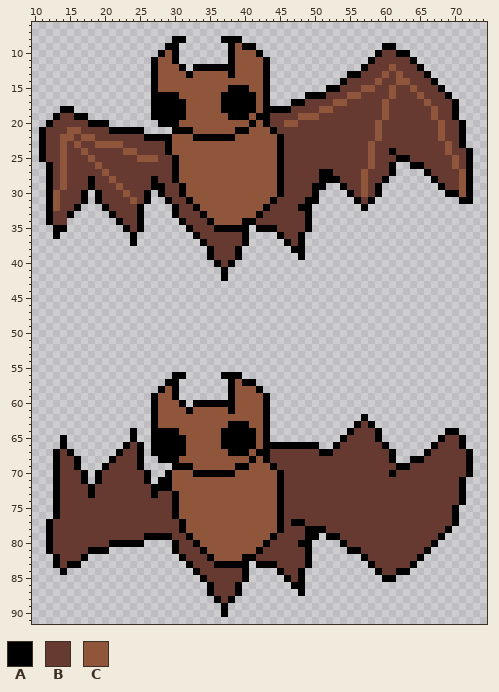
A sprite sheet gets an edit: Entities/Enemy/Bats/Bats.png. This is how it looked before the edit.
The file is 80x96 pixels. Shown: x 10..74, y 6..91.
Palette (. is transparent): A #000000  B #663931  C #8f563b
And afterwards:
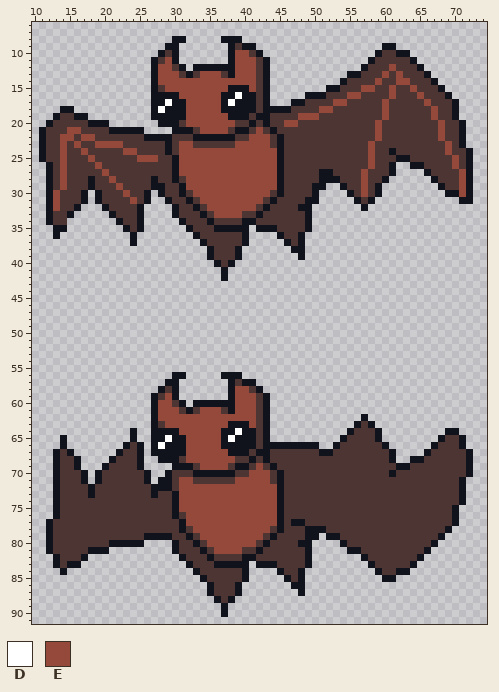
Colours new in this view: D #ffffff  E #94493a
Difference:
@@ palette @@
-A #000000
+A #10121c
-B #663931
+B #4d3533
@@ x 10..74 @@
  8 ....................AA.....AAA...................................
- 9 ...................AA.......ACAA..................AA.............
-10 ..................ACA.......ACCCA................ABBAA...........
-11 .................ACCA.......ACCCCA..............ABBBBBA..........
-12 .................ACCCA.AAAAAACCCCA.............ABBBCBBBA.........
-13 .................ACCCCACCCCCACCCCA...........AABBBCBCBBBA........
-14 .................ACCCCCCCCCCCCCCCA..........ABBBBCBBCCBBBA.......
-15 .................ACCCCCCCCCCAAACCA........AABBBCCBBCBBCBBBA......
-16 .................AAAACCCCCCAAAAACA.....AAABBBCCBBBBCBBBCBBBA.....
-17 .................AAAAACCCCCAAAAACA...AABBBBCCBBBBBCBBBBBCBBBA....
-18 ....AA...........AAAAACCCCCAAAAACAAAABBBBCCBBBBBBBCBBBBBBCBBA....
-19 ...ABBAA.........AAAAACCCCCCAAACAABBBBCCCBBBBBBBBBCBBBBBBCBBA....
-20 ..ABBBBBAAA.......AAACCCCCCCCCCACABBCCBBBBBBBBBBBCBBBBBBBBCBBA...
-21 .ABBBCCBBBBAAAAA....AAACCCCCCAACCCABBBBBBBBBBBBBBCBBBBBBBBCBBA...
-22 .ABBCCBCCBBBBBBBAAAACCCAAAAAACCCCCCABBBBBBBBBBBBBCBBBBBBBBCBBA...
-23 .ABBCBCBBCCCCBBBBBBACCCCCCCCCCCCCCCABBBBBBBBBBBBCBBBBBBBBBBCBA...
-24 .ABBCBBCBBBBBCCBBBBACCCCCCCCCCCCCCCABBBBBBBBBBBBCBBABBBBBBBCBBA..
-25 .ABBCBBBCBBBBBBCCCBBACCCCCCCCCCCCCCABBBBBBBBBBBBCBBBAABBBBBBCBA..
-26 ..ABCBBBBCBBBBBBBBBBACCCCCCCCCCCCCCABBBBBBBBBBBBCBBA..AABBBBCBA..
-27 ..ABCBBBBBCBBBBBBBBBACCCCCCCCCCCCCCABBBBBAABBBBCBBBA....ABBBBCA..
-28 ..ABCBBBABBCBBBBBABBACCCCCCCCCCCCCCABBBBBAAABBBCBBA......ABBBCA..
-29 ..ABCBBBABBBCBBBBAABBACCCCCCCCCCCCCABBBBAA..ABBCBA........ABBCA..
-30 ..ACBBBA.ABBBCBBA.ABBACCCCCCCCCCCCCABBBBA....ABCBA.........AACA..
-31 ..ACBBBA.ABBBBCBA..ABBACCCCCCCCCCCABBBBAA.....ABA............AA..
-32 ..ACBBA...ABBBBA....ABBACCCCCCCCCABBBBAA.......A.................
-33 ..ABBA.....ABBBA....ABBBACCCCCCCABBBBBBA.........................
-34 ..ABB.......ABBA.....ABBBACCCCAABBBBBBBA.........................
+ 9 ...................AA.......ABAA..................AA.............
+10 ..................ABA.......AEEBA................ABBAA...........
+11 .................ABEA.......AEEEBA..............ABBBBBA..........
+12 .................AEEBA.AAAAAAEEEBA.............ABBBEBBBA.........
+13 .................AEEEBABEEEBAEEEBA...........AABBBEBEBBBA........
+14 .................AEEEEEEEEEEEEEEBA..........ABBBBEBBEEBBBA.......
+15 .................ABEEEEEEEEEAAAEBA........AABBBEEBBEBBEBBBA......
+16 .................AAAAEEEEEEAADAABA.....AAABBBEEBBBBEBBBEBBBA.....
+17 .................AADAAEEEEEADAAABA...AABBBBEEBBBBBEBBBBBEBBBA....
+18 ....AA...........ADAAAEEEEEAAAAABAAAABBBBEEBBBBBBBEBBBBBBEBBA....
+19 ...ABBAA.........AAAAAEEEEEEAAABAABBBBEEEBBBBBBBBBEBBBBBBEBBA....
+20 ..ABBBBBAAA.......AAABEEEEEEEBBABABBEEBBBBBBBBBBBEBBBBBBBBEBBA...
+21 .ABBBEEBBBBAAAAA....AAABEEEEBAABEBABBBBBBBBBBBBBBEBBBBBBBBEBBA...
+22 .ABBEEBEEBBBBBBBAAAABBBAAAAAABBEEEBABBBBBBBBBBBBBEBBBBBBBBEBBA...
+23 .ABBEBEBBEEEEBBBBBBABEEBBBBBBEEEEEBABBBBBBBBBBBBEBBBBBBBBBBEBA...
+24 .ABBEBBEBBBBBEEBBBBABEEEEEEEEEEEEEEABBBBBBBBBBBBEBBABBBBBBBEBBA..
+25 .ABBEBBBEBBBBBBEEEBBAEEEEEEEEEEEEEEABBBBBBBBBBBBEBBBAABBBBBBEBA..
+26 ..ABEBBBBEBBBBBBBBBBAEEEEEEEEEEEEEEABBBBBBBBBBBBEBBA..AABBBBEBA..
+27 ..ABEBBBBBEBBBBBBBBBAEEEEEEEEEEEEEEABBBBBAABBBBEBBBA....ABBBBEA..
+28 ..ABEBBBABBEBBBBBABBABEEEEEEEEEEEEEABBBBBAAABBBEBBA......ABBBEA..
+29 ..ABEBBBABBBEBBBBAABBAEEEEEEEEEEEEEABBBBAA..ABBEBA........ABBEA..
+30 ..AEBBBA.ABBBEBBA.ABBABEEEEEEEEEEEBABBBBA....ABEBA.........AAEA..
+31 ..AEBBBA.ABBBBEBA..ABBABEEEEEEEEEBABBBBAA.....ABA............AA..
+32 ..AEBBA...ABBBBA....ABBABEEEEEEEBABBBBAA.......A.................
+33 ..ABBA.....ABBBA....ABBBABEEEEBBABBBBBBA.........................
+34 ..ABB.......ABBA.....ABBBABBBBAABBBBBBBA.........................
 35 ...AA........ABA......ABBBAAAAA.AAABBBBA.........................
@@ x 26..46 @@
 56 ....AA.....AAA.......
-57 ...AA.......ACAA.....
-58 ..ACA.......ACCCA....
-59 .ACCA.......ACCCCA...
-60 .ACCCA.AAAAAACCCCA...
-61 .ACCCCACCCCCACCCCA...
-62 .ACCCCCCCCCCCCCCCA...
-63 .ACCCCCCCCCCAAACCA...
-64 .AAAACCCCCCAAAAACA...
-65 .AAAAACCCCCAAAAACA...
-66 .AAAAACCCCCAAAAACAAAA
-67 .AAAAACCCCCCAAACAABBB
-68 ..AAACCCCCCCCCCACABBB
-69 ....AAACCCCCCAACCCABB
-70 A..ACCCAAAAAACCCCCCAB
-71 A.AACCCCCCCCCCCCCCCAB
-72 BAAACCCCCCCCCCCCCCCAB
-73 BABBACCCCCCCCCCCCCCAB
-74 BBBBACCCCCCCCCCCCCCAB
-75 BBBBACCCCCCCCCCCCCCAB
-76 BBBBACCCCCCCCCCCCCCAB
-77 BBBBBACCCCCCCCCCCCCAB
-78 BBBBBACCCCCCCCCCCCCAB
-79 AAAABBACCCCCCCCCCCABB
-80 ....ABBACCCCCCCCCABBB
-81 ....ABBBACCCCCCCABBBB
-82 .....ABBBACCCCAABBBBB
+57 ...AA.......ABAA.....
+58 ..ABA.......AEEBA....
+59 .ABEA.......AEEEBA...
+60 .AEEBA.AAAAAAEEEBA...
+61 .AEEEBABEEEBAEEEBA...
+62 .AEEEEEEEEEEEEEEBA...
+63 .ABEEEEEEEEEAAAEBA...
+64 .AAAAEEEEEEAADAABA...
+65 .AADAAEEEEEADAAABA...
+66 .ADAAAEEEEEAAAAABAAAA
+67 .AAAAAEEEEEEAAABAABBB
+68 ..AAABEEEEEEEBBABABBB
+69 ....AAABEEEEBAABEBABB
+70 A..ABBBAAAAAABBEEEBAB
+71 A.AABEEBBBBBBEEEEEBAB
+72 BAAABEEEEEEEEEEEEEEAB
+73 BABBAEEEEEEEEEEEEEEAB
+74 BBBBAEEEEEEEEEEEEEEAB
+75 BBBBAEEEEEEEEEEEEEEAB
+76 BBBBABEEEEEEEEEEEEEAB
+77 BBBBBAEEEEEEEEEEEEEAB
+78 BBBBBABEEEEEEEEEEEBAB
+79 AAAABBABEEEEEEEEEBABB
+80 ....ABBABEEEEEEEBABBB
+81 ....ABBBABEEEEBBABBBB
+82 .....ABBBABBBBAABBBBB
 83 ......ABBBAAAAA.AAABB
Boxes around the changes in both pictures, in picture pixels (x1, y1, x2, y2):
changed: (39, 36, 473, 281)
changed: (46, 372, 473, 617)
